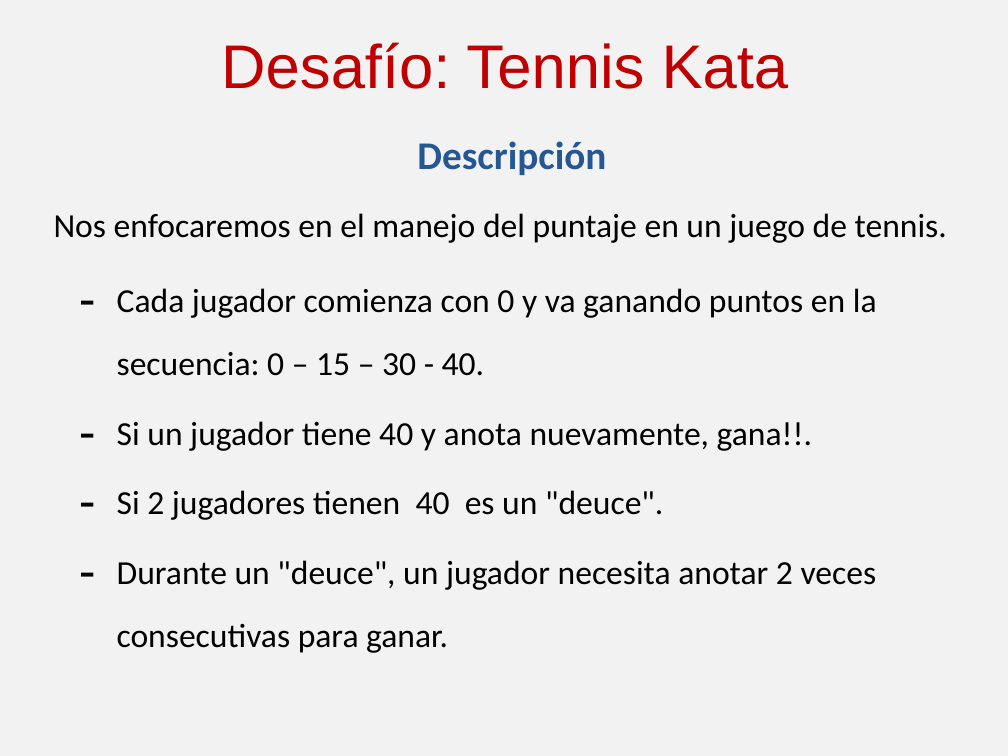
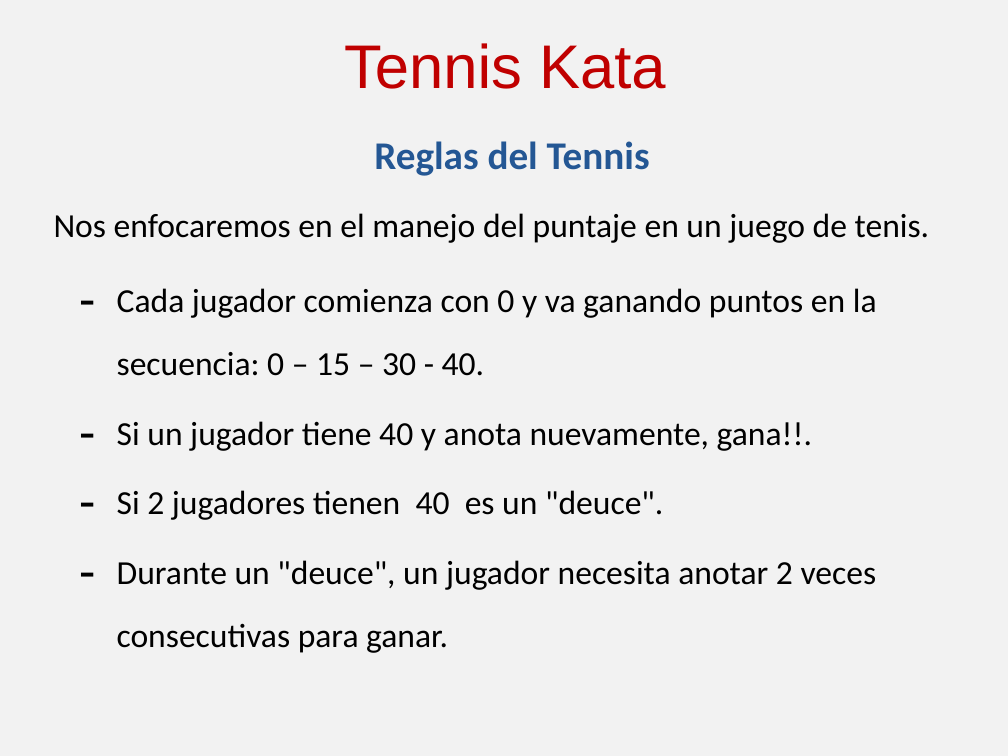
Before and after one commit to angelnunezsalazar/Coding-Dojo, a slide deck: slide 1 of Randori/Katas/Tennis Kata.pptx. Drawn at 1008x756 pixels with LibreOffice and Linux fonts; fonts in the diff are those of the drawing. Boxes give left, top, right and bottom in pixels: in the first picture for what was removed or moved away, otherwise in the second. Text is boxed around its words. In the diff, an @@ line names an element or a change of style, - is before the commit and + after.

```diff
--- a/Randori/Katas/Tennis Kata.pptx
+++ b/Randori/Katas/Tennis Kata.pptx
@@ title at [344, 43, 666, 89]: text changed @@
-Desafío: Tennis Kata
+Tennis Kata
@@ text at [374, 141, 650, 176]: text changed @@
-Descripción
+Reglas del Tennis
@@ text at [54, 213, 930, 243]: text changed @@
-Nos enfocaremos en el manejo del puntaje en un juego de tennis.
+Nos enfocaremos en el manejo del puntaje en un juego de tenis.
```
Also in this commit, not shown: 1 other slide changed, 1 other file.
